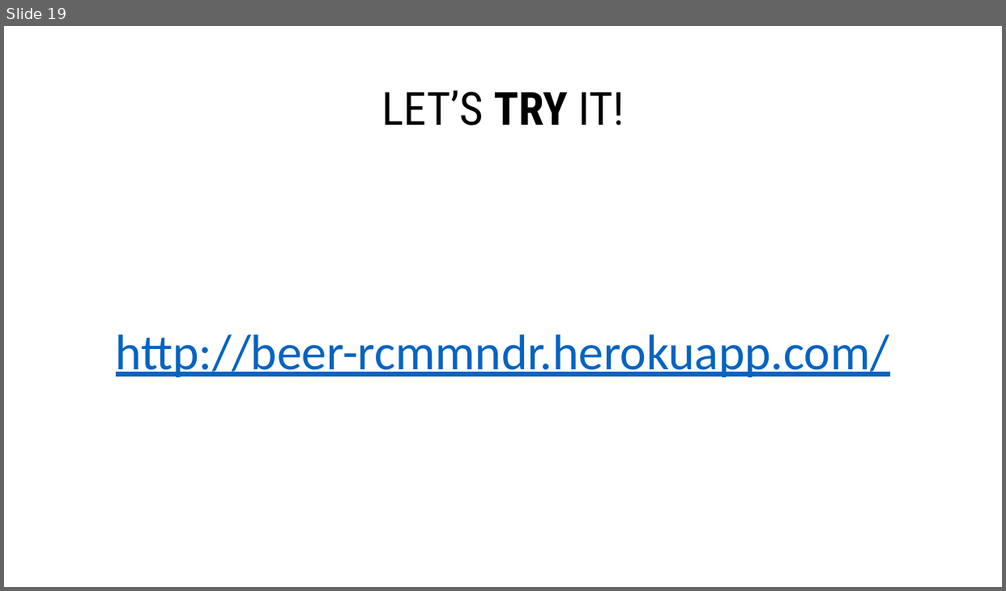
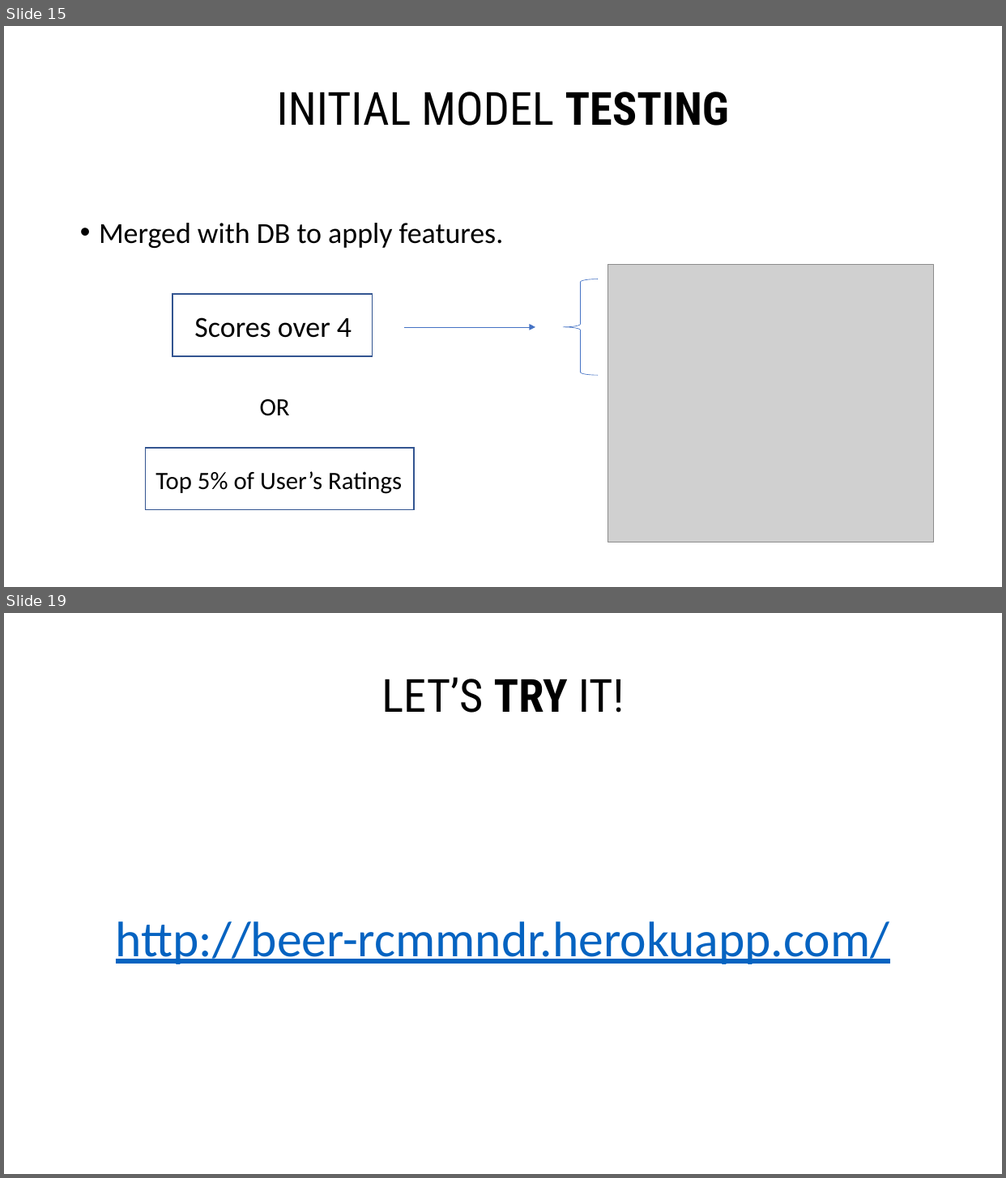
Before and after one commit to kadzema/recommend, a slide deck: Project3.pptx. Shown one above the other, each under a label of ours: slide 19 before the commit, slides 15 and 19 after it; the slides between them are not shown. The pictures are 1006x591 and 1006x1178 pixels, drawn with LibreOffice and Linux fonts; fonts in the diff are those of the drawing; grey boxes stand for pictures. Boxes give left, top, right and bottom in pixels: in the first picture for what was removed or moved away, otherwise in the second. Text is boxed around its words. In the diff, an @@ line names an element or a change of style, - is before the commit and + after.

Commit message:
updated slides

```diff
--- a/Project3.pptx
+++ b/Project3.pptx
@@ slide 15 added at <box>4,26,1002,587</box>, background #FFFFFF @@
@@ title added at <box>277,92,729,126</box>, 44 pt, text #000000 @@
+INITIAL MODEL TESTING
@@ text added at <box>99,223,504,248</box>, 28 pt, text #000000 @@
+• Merged with DB to apply features.
@@ picture added at <box>608,264,933,543</box> @@
@@ left brace added at <box>563,279,599,375</box>, outline #4472C4 0.5 pt @@
@@ rectangle added at <box>172,294,373,356</box>, outline #325491 1 pt @@
@@ text added at <box>194,318,351,338</box>, 28 pt, text #000000 @@
+Scores over 4
@@ arrow added from (404, 327) to (535, 327), #4472C4 0.5 pt @@
@@ text added at <box>260,399,290,416</box>, 24 pt, text #000000 @@
+OR
@@ rectangle added at <box>146,448,414,510</box>, outline #325491 1 pt @@
@@ text added at <box>155,472,402,494</box>, 24 pt, text #000000 @@
+Top 5% of User’s Ratings
```
Also in this commit, not shown: 1 slide changed, 3 other slides added, 4 slides removed.
